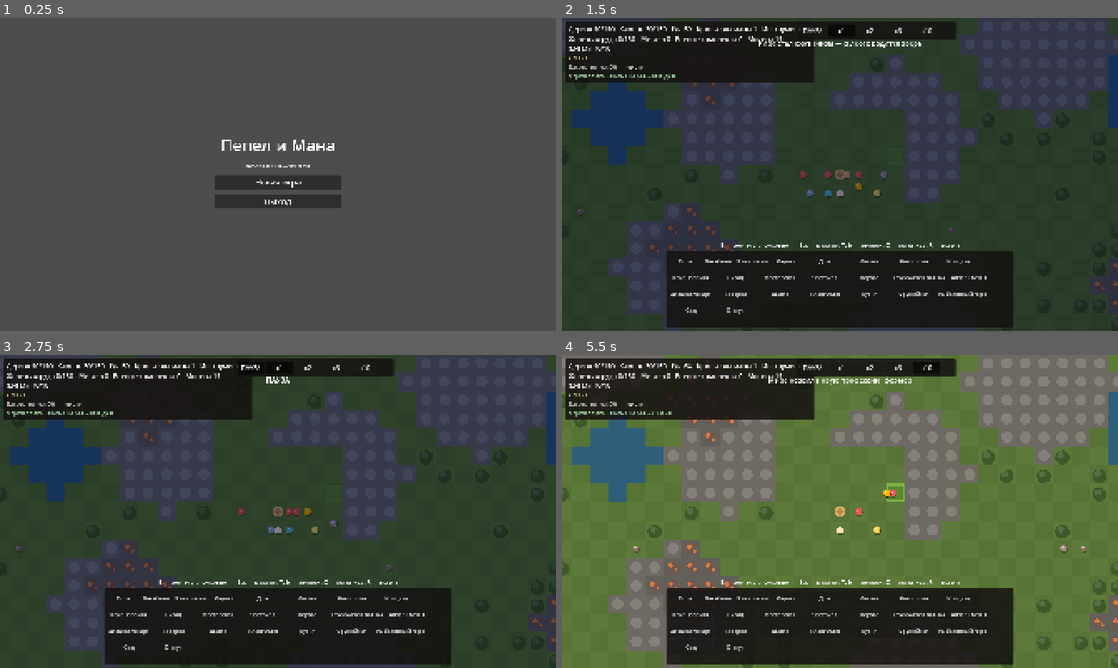
Above: before the commit, frames 1-4 (two rows, left to right).
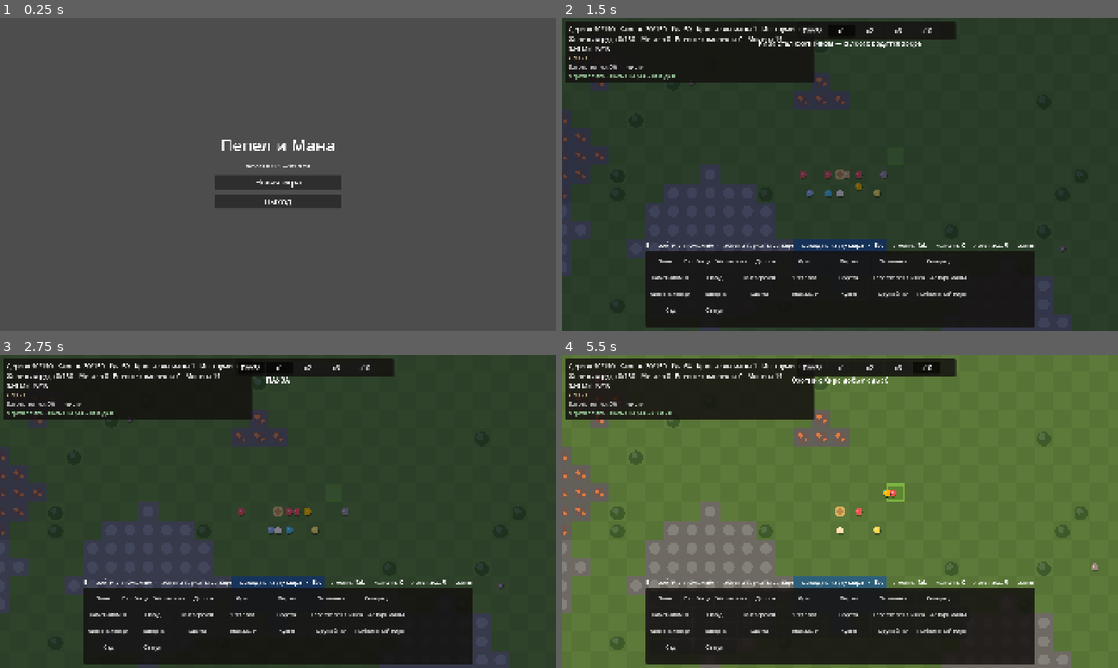
Above: after the commit, the same moments.

Repository: SDVGames-Studio/pepel-i-mana
Game: Godot game, scene res://scenes/main_menu.tscn
Two runs of this game, one before a commit and one after it. Both use one fixed random seed, a clock stepped at 60 frames per second and the inputs below.
Inputs:
- Up to frame 1 (0.25 s): no input
- Up to frame 2 (1.5 s): click "Новая игра" at 0.5 s; click "Основать город" at 1.25 s
- Up to frame 3 (2.75 s): click "ПАУЗА" at 2 s
- Up to frame 4 (5.5 s): click "x1" at 2.75 s; click "x2" at 3.5 s; click "x3" at 4.25 s; click "x10" at 5 s

The runs differ from the first frame. In frame 1, less than 0.1% of the frame differs, in the area x 50-51%, y 46-48%; in frame 2, 32%; in frame 3, 32%; in frame 4, 35%, in the area x 0-100%, y 0-100%.

Commit message:
Правки приёмки M8 (v0.12.1): арка-указатель выхода в мир на западе города, карта города 64x44, «Продолжить игру» возвращает на карту мира/в город, предупреждение при затирании игры, страховка достижимости выхода

Diff:
--- a/data/city.json
+++ b/data/city.json
@@ -1,11 +1,11 @@
 {
 	"tile_size": 32,
-	"map_w": 44,
-	"map_h": 30,
-	"lakes": 3,
-	"rocks": 6,
-	"ore_spots": 4,
-	"trees": 80,
+	"map_w": 64,
+	"map_h": 44,
+	"lakes": 4,
+	"rocks": 9,
+	"ore_spots": 6,
+	"trees": 120,
 	"resident_speed": 70.0,
 	"day_length": 120.0,
 	"night_fraction": 0.3,
--- a/data/version.json
+++ b/data/version.json
@@ -1,4 +1,4 @@
 {
-	"version": "0.12.0",
+	"version": "0.12.1",
 	"stage": "M8"
 }
--- a/loc/ru.json
+++ b/loc/ru.json
@@ -2,7 +2,7 @@
 	"menu.title": "Пепел и Мана",
 	"menu.version": "версия %s — этап M8",
 	"menu.new_game": "Новая игра",
-	"menu.continue_city": "Продолжить город",
+	"menu.continue_city": "Продолжить игру",
 	"menu.exit": "Выход",
 	"menu.setup_title": "Новый город",
 	"menu.residents": "Жители на старте",
@@ -14,6 +14,7 @@
 	"menu.back": "Назад",
 	"menu.test_mode": "Тест-режим: много ресурсов, рун и добычи",
 	"menu.conflicts": "Ссоры и воровство среди жителей (M4)",
+	"menu.new_game_warn": "Внимание: идёт другая игра — новая сотрёт её безвозвратно!",
 	"city.back_hint": "Esc — в меню, Tab — жители, C — летопись, R — магия",
 	"city.last_run_ok": "Добыча доставлена в город: %s",
 	"city.last_run_death": "Вы погибли в данже. Потеряна половина добычи: %s",
@@ -471,6 +472,7 @@
 	"res.coins_short": "м.",
 
 	"city.exit_world": "E — выйти на карту мира",
+	"city.world_exit_hint": "зелёная арка на западе — выход на карту мира",
 
 	"world.day": "День %d",
 	"world.hint": "ЛКМ — идти или выбрать точку интереса, E — действие, ПКМ/Esc — отмена",
--- a/scripts/city.gd
+++ b/scripts/city.gd
@@ -38,6 +38,7 @@
 		Game.new_city()
 	sim = Game.city_sim
 	sim.paused = false
+	Game.world_active = false   # вернулись в город — «Продолжить» откроет город
 	map = sim.map
 	cfg = _read_json(CITY_CFG_PATH)
 	view = load(VIEW_SCRIPT).new()
@@ -702,7 +703,8 @@
 
 
 func _default_hint() -> String:
-	return "%s   ·   %s" % [Loc.t("city.enter_anomaly"), Loc.t("city.back_hint")]
+	return "%s   ·   %s   ·   %s" % [Loc.t("city.enter_anomaly"),
+			Loc.t("city.world_exit_hint"), Loc.t("city.back_hint")]
 
 
 ## Подсветка зданий под курсором в режиме зачарования — рисует view.
--- a/scripts/city_map.gd
+++ b/scripts/city_map.gd
@@ -102,10 +102,12 @@
 				grid[y][x] = TILE_GRASS
 
 
-## Связность: от старта BFS-ом достижимы аномалия и заметная доля суши.
+## Связность: от старта BFS-ом достижимы аномалия, выход на карту мира
+## и заметная доля суши (иначе герой не дойдёт до края — карта перегенерируется).
 func _connected() -> bool:
 	var reachable := _reachable_from(spawn_tile)
-	return reachable.has(anomaly_tile) and reachable.size() >= w * h / 2
+	return reachable.has(anomaly_tile) and reachable.has(world_exit_tile) \
+			and reachable.size() >= w * h / 2
 
 
 func _reachable_from(from: Vector2i) -> Dictionary:
--- a/scripts/city_view.gd
+++ b/scripts/city_view.gd
@@ -51,6 +51,7 @@
 	_draw_zones()
 	_draw_roads()
 	_draw_anomaly()
+	_draw_world_exit()
 	_draw_buildings()
 	_draw_piles()
 	_draw_animals()
@@ -170,6 +171,33 @@
 	draw_circle(center, map.ts * 0.55 * pulse, Color(c.r, c.g, c.b, 0.35))
 	draw_circle(center, map.ts * 0.32, c)
 	draw_circle(center, map.ts * 0.14, c.lightened(0.4))
+
+
+## Выход на карту мира (M8): каменная арка с зелёным свечением и стрелкой —
+## видно издалека, герой выходит на большую карту с запада города.
+func _draw_world_exit() -> void:
+	var ts: float = float(map.ts)
+	var center: Vector2 = map.tile_center_px(map.world_exit_tile)
+	var pulse := 0.7 + 0.3 * sin(Time.get_ticks_msec() / 350.0)
+	var glow := Color(0.45, 0.9, 0.5)
+	# свечение-дорога: на запад, за край
+	draw_rect(Rect2(center + Vector2(-ts * 0.5, -ts * 0.12), Vector2(ts * 0.5, ts * 0.24)),
+			Color(glow.r, glow.g, glow.b, 0.25 + 0.15 * pulse))
+	# арка: две опоры и перекладина
+	draw_rect(Rect2(center + Vector2(-ts * 0.34, -ts * 0.42), Vector2(ts * 0.16, ts * 0.84)), Color("#8a8a82"))
+	draw_rect(Rect2(center + Vector2(ts * 0.18, -ts * 0.42), Vector2(ts * 0.16, ts * 0.84)), Color("#8a8a82"))
+	draw_rect(Rect2(center + Vector2(-ts * 0.38, -ts * 0.56), Vector2(ts * 0.76, ts * 0.18)), Color("#7a7a72"))
+	# зелёное свечение в проёме
+	draw_rect(Rect2(center + Vector2(-ts * 0.18, -ts * 0.36), Vector2(ts * 0.36, ts * 0.78)),
+			Color(glow.r, glow.g, glow.b, 0.3 + 0.2 * pulse))
+	# стрелка влево — «мир там»
+	var y := center.y - ts * 0.08
+	draw_line(center + Vector2(ts * 0.05, y), center + Vector2(-ts * 0.2, y),
+			Color(glow.r, glow.g, glow.b, 0.6 + 0.3 * pulse), 2.5)
+	draw_colored_polygon(PackedVector2Array([
+		center + Vector2(-ts * 0.2, y), center + Vector2(-ts * 0.1, y - 4.5),
+		center + Vector2(-ts * 0.1, y + 4.5)]),
+		Color(glow.r, glow.g, glow.b, 0.6 + 0.3 * pulse))
 
 
 func _draw_buildings() -> void:
--- a/scripts/game.gd
+++ b/scripts/game.gd
@@ -38,6 +38,7 @@
 var poi_coins := 0               # монеты за зачистку лагеря/руин (M8)
 var world_hero_tile := Vector2i(-1, -1)   # тайл героя на карте мира
 var city_return_tile := Vector2i(-1, -1)  # тайл героя при возврате в город
+var world_active := false        # игрок сейчас на карте мира («Продолжить» вернёт туда, M8)
 
 
 func _init() -> void:
@@ -77,6 +78,7 @@
 	poi_coins = 0
 	world_hero_tile = Vector2i(-1, -1)
 	city_return_tile = Vector2i(-1, -1)
+	world_active = false
 	if skills != null:
 		skills.reset()
 	new_world()
--- a/scripts/main_menu.gd
+++ b/scripts/main_menu.gd
@@ -48,7 +48,11 @@
 
 
 func _on_continue_pressed() -> void:
-	get_tree().change_scene_to_file("res://scenes/city.tscn")
+	# возвращаем туда, где игрок был: карта мира или город (M8)
+	if Game.world_active and Game.world_map != null:
+		get_tree().change_scene_to_file("res://scenes/world.tscn")
+	else:
+		get_tree().change_scene_to_file("res://scenes/city.tscn")
 
 
 func _on_new_game_pressed() -> void:
@@ -117,6 +121,14 @@
 	_setup_box.add_child(conflicts_check)
 	_conflicts_check = conflicts_check
 
+	# идёт игра — предупреждаем, что новая её затрёт (фидбек приёмки M8)
+	if Game.city_sim != null:
+		var warn := Label.new()
+		warn.text = Loc.t("menu.new_game_warn")
+		warn.add_theme_font_size_override("font_size", 16)
+		warn.add_theme_color_override("font_color", Color("#ff8a80"))
+		_setup_box.add_child(warn)
+
 	var begin := Button.new()
 	begin.text = Loc.t("menu.begin")
 	begin.add_theme_font_size_override("font_size", 24)
--- a/scripts/world.gd
+++ b/scripts/world.gd
@@ -31,6 +31,9 @@
 		Game.new_world()
 	map = Game.world_map
 	sim = Game.world_sim
+	Game.world_active = true   # «Продолжить» из меню вернёт на карту мира
+	if Game.city_sim != null:
+		Game.city_sim.paused = false   # город живёт, пока герой на большой карте
 	# вернулись из локации — герой там, где вошёл; иначе у города
 	if Game.world_hero_tile.x >= 0 and map.in_bounds(Game.world_hero_tile):
 		hero_tile = Game.world_hero_tile
--- a/tests/run_all.gd
+++ b/tests/run_all.gd
@@ -152,7 +152,8 @@
 	"item.rune_ash", "item.rune_blood", "item.rune_echo", "item.rune_thorn",
 	"item.rune_sun", "item.rune_void", "item.rune_core", "item.boss_trophy",
 	# --- M8: карта мира «как в RimWorld» ---
-	"res.coins", "res.coins_short", "city.exit_world",
+	"res.coins", "res.coins_short", "city.exit_world", "city.world_exit_hint",
+	"menu.new_game_warn",
 	"world.day", "world.hint", "world.hint_enter_city", "world.hint_enter_loc",
 	"world.hint_trade", "world.hint_obelisk", "world.obelisk_used",
 	"world.fog", "world.impassable", "world.already_here", "world.no_path",
@@ -2816,8 +2817,14 @@
 	_check(String(sim.trade_rune(inv, 30, "")["err"]) == "no_runes", "рун у культа нет — продажи нет")
 	_check(sim.coin_reward({"kind": "camp"}) > 0, "за лагерь бандитов платят монетами")
 
-	# край города: выход на карту мира
+	# край города: выход на карту мира — проходим и ДОСТИЖИМ пешком от старта
+	# (иначе герой не доберётся до края — «не переходит на карту мира»)
 	var city_cfg: Dictionary = _read_json("res://data/city.json")
-	var cmap = load("res://scripts/city_map.gd").new()
-	cmap.generate(999, city_cfg)
-	_check(cmap.is_walkable(cmap.world_exit_tile), "в городе есть проходимый выход на карту мира")
+	var exit_ok := true
+	for i in 12:
+		var cmap = load("res://scripts/city_map.gd").new()
+		cmap.generate(1000 + i * 3571, city_cfg)
+		if cmap.is_walkable(cmap.world_exit_tile) == false \
+				or cmap.astar.get_id_path(cmap.spawn_tile, cmap.world_exit_tile).is_empty():
+			exit_ok = false
+	_check(exit_ok, "выход на карту мира проходим и достижим пешком (12 сидов)")
Not shown, changed: CHANGELOG_M8.md
